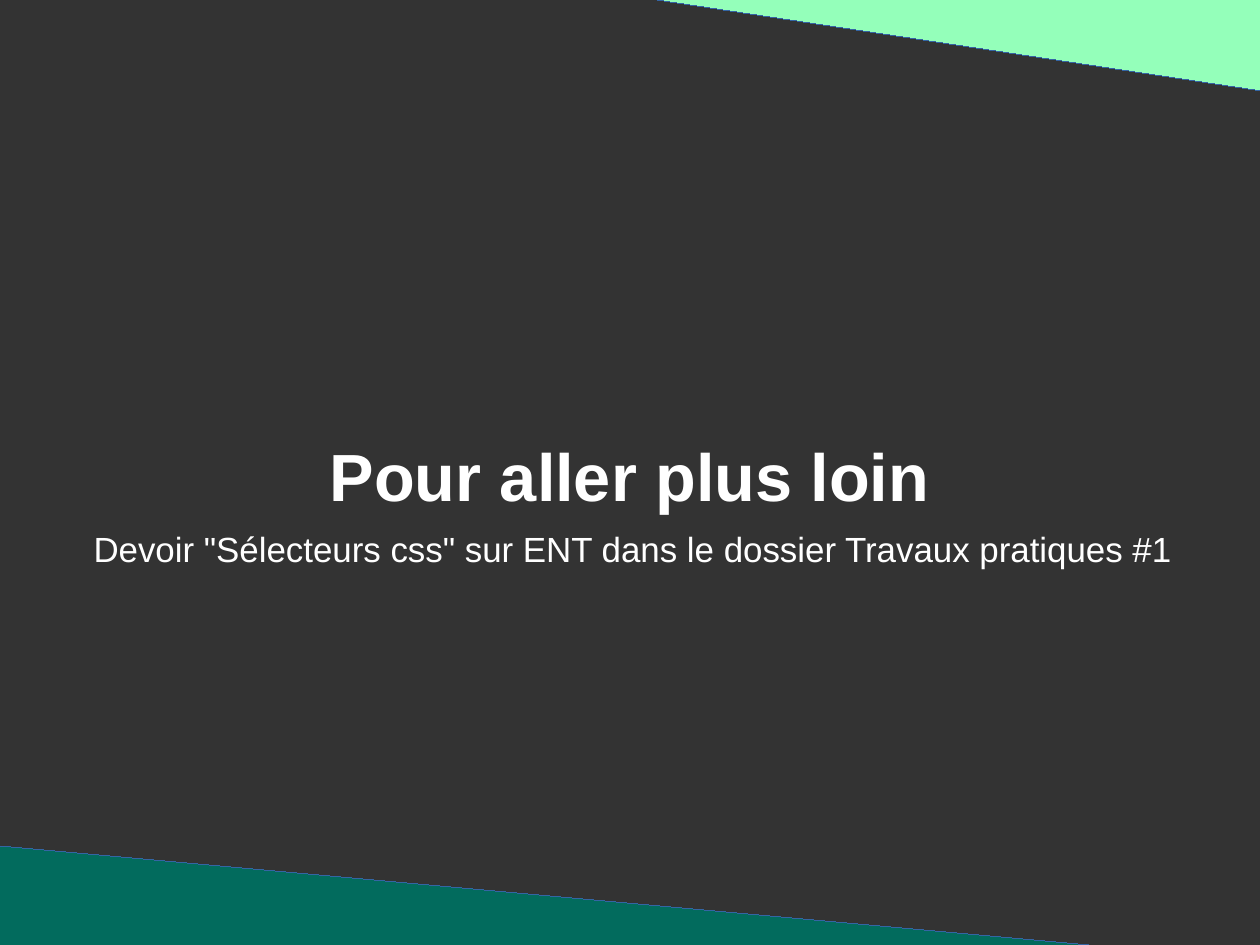
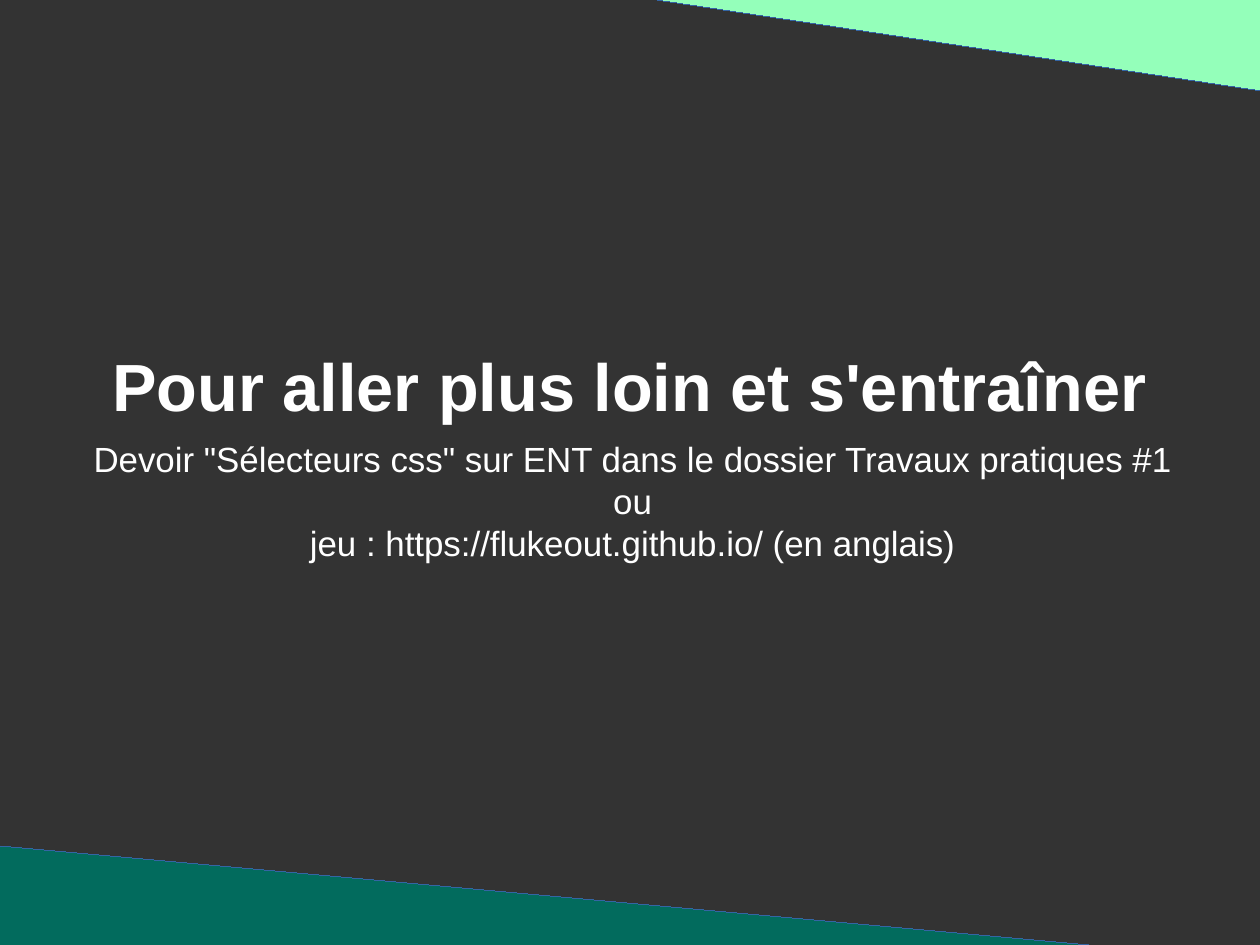
Before and after one commit to DanYellow/presentations, a slide deck: slide 97 of mmi/html/travaux-pratiques/numero-1/presentation.odp. Drawn at 1260x945 pixels with LibreOffice and Linux fonts; fonts in the diff are those of the drawing. Boxes give left, top, right and bottom in pixels: in the first picture for what was removed or moved away, otherwise in the second. Text is boxed around its words. In the diff, an @@ line names an element or a change of style, - is before the commit and + after.

```diff
--- a/mmi/html/travaux-pratiques/numero-1/presentation.odp
+++ b/mmi/html/travaux-pratiques/numero-1/presentation.odp
@@ title at (112,361,1146,424): text changed @@
-Pour aller plus loin
+Pour aller plus loin et s'entraîner
@@ text "Devoir "Sélecteurs css" sur ENT ...": place and size @@
-text "Devoir "Sélecteurs css" sur ENT ..." at (94,536,1171,569)
+text "Devoir "Sélecteurs css" sur ENT ..." at (94,446,1171,563)
@@ text at (310,495,955,563): paragraphs added @@
+ou
+jeu : https://flukeout.github.io/ (en anglais)
```
Also in this commit, not shown: 2 other slides changed, 18 other files.
